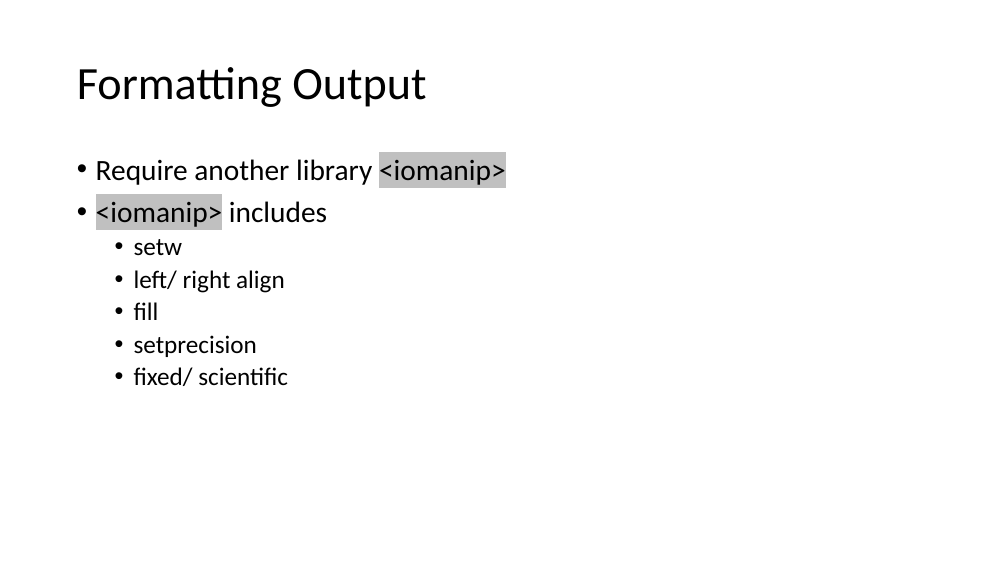
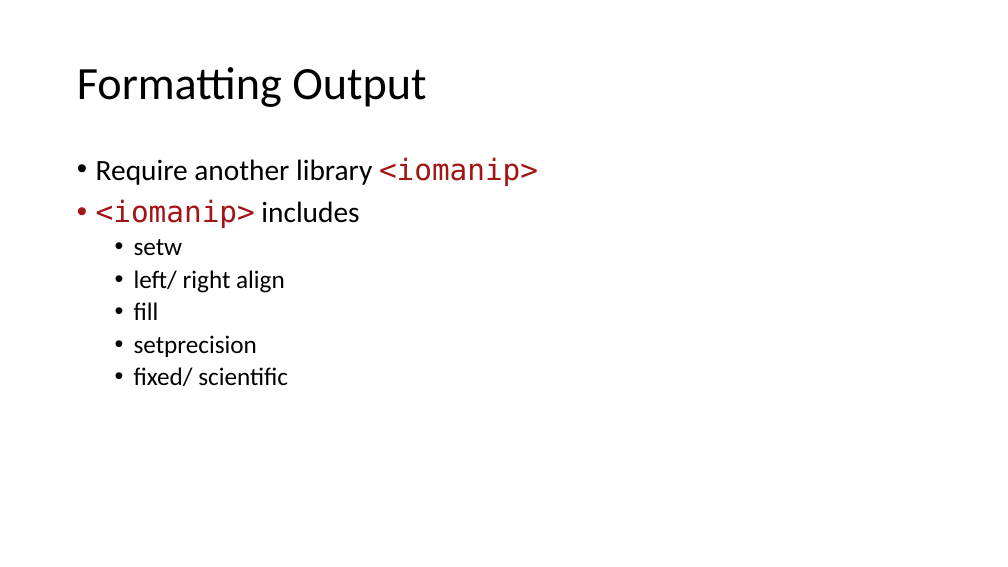
Before and after one commit to CNOCycle/cpp_tutorial, a slide deck: slide 9 of 03-iostream/00-iostream.pptx (slide 8 before the commit). Drawn at 1008x567 pixels with LibreOffice and Linux fonts; fonts in the diff are those of the drawing. Boxes give left, top, right and bottom in pixels: in the first picture for what was removed or moved away, otherwise in the second. Text is boxed around its words. In the diff, an @@ line names an element or a change of style, - is before the commit and + after.

```diff
--- a/03-iostream/00-iostream.pptx
+++ b/03-iostream/00-iostream.pptx
@@ text at (x1=96, y1=157, x2=538, y2=228): font Calibri to DejaVu Sans Mono, text colour #000000 to #A31515, highlight #C0C0C0 to none in "<iomanip>", "<iomanip>" @@
```
Also in this commit, not shown: 3 other slides changed, 2 slides added, 1 slide removed, 2 other files.
